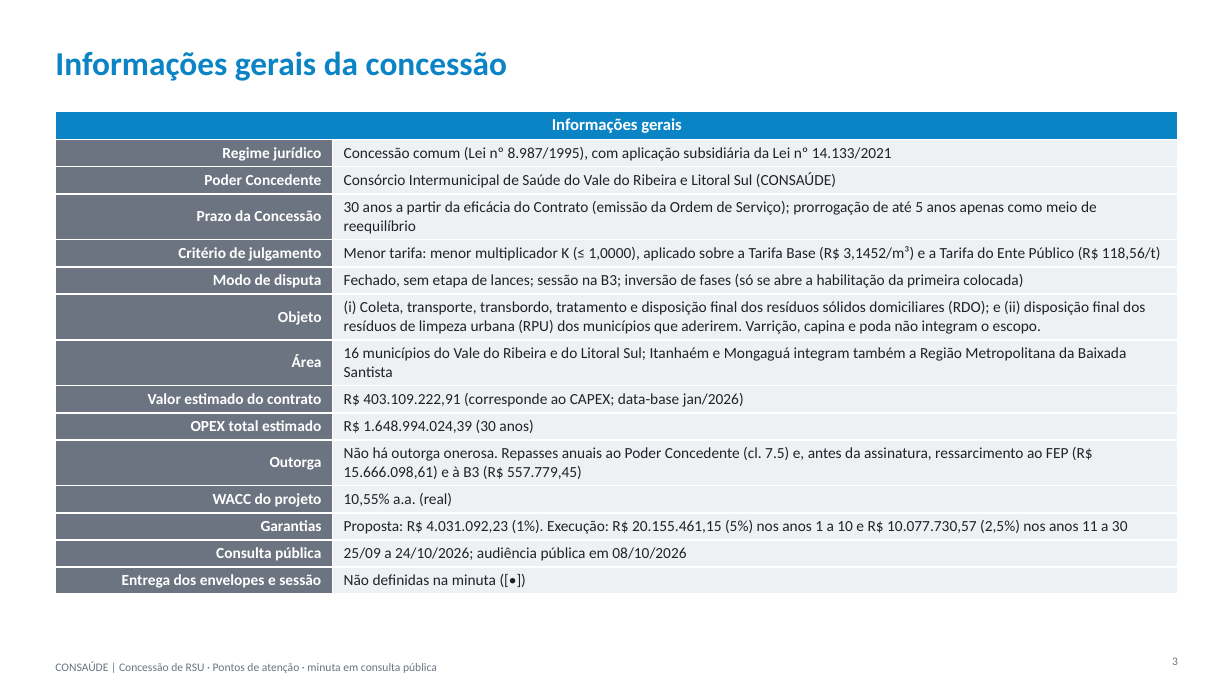
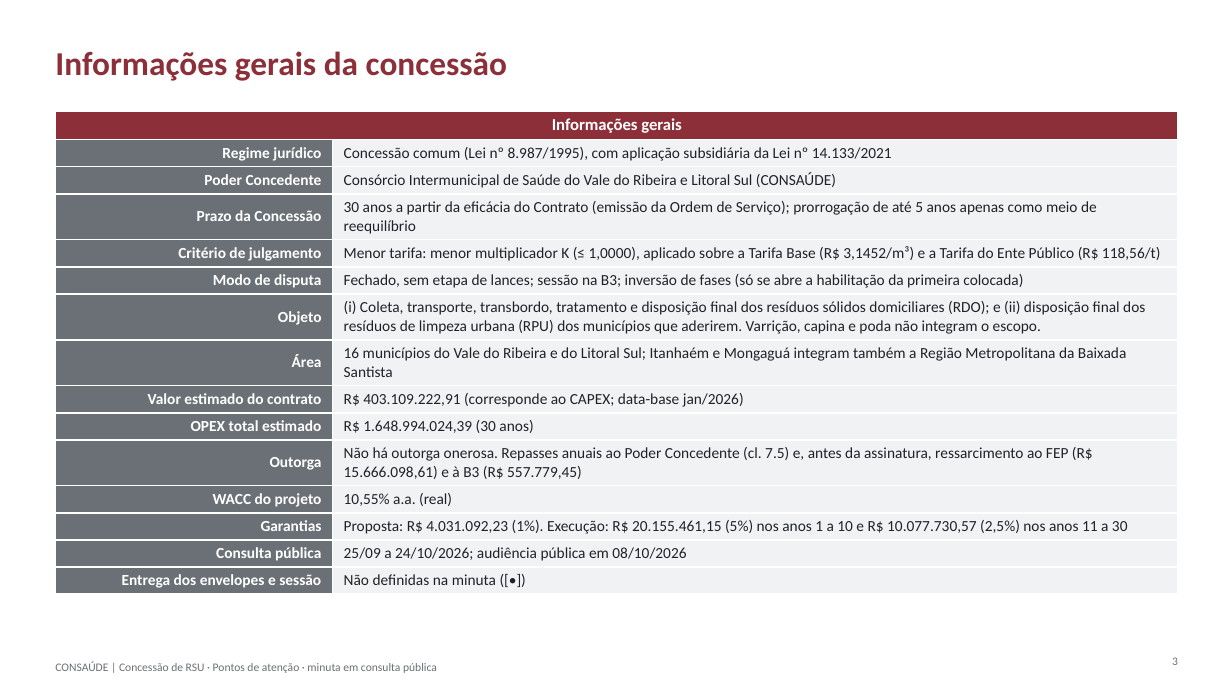
Before and after one commit to matheusdagostino-cyber/Solvi, a slide deck: slide 3 of concessoes/consaude-conc-2026/output/pontos-de-atencao-2026-10-08.pptx. Drawn at 1232x693 pixels with LibreOffice and Linux fonts; fonts in the diff are those of the drawing. Boxes give left, top, right and bottom in pixels: in the first picture for what was removed or moved away, otherwise in the second. Text is boxed around its words. In the diff, an @@ line names an element or a change of style, - is before the commit and + after.

```diff
--- a/concessoes/consaude-conc-2026/output/pontos-de-atencao-2026-10-08.pptx
+++ b/concessoes/consaude-conc-2026/output/pontos-de-atencao-2026-10-08.pptx
@@ title "Informações gerais da concessão" at (55,51,507,81): text colour #0B84C6 to #8C2F39 @@
@@ table at (55,111,1178,592) @@
@@ fill #0B84C6 to #8C2F39 in row 1, column 1 @@
@@ fill #6B7480 to #6B7076 in 14 cells @@
@@ fill #EEF1F4 to #F1F2F3 in 14 cells @@
```
Also in this commit, not shown: 20 other slides changed, 1 other file.
